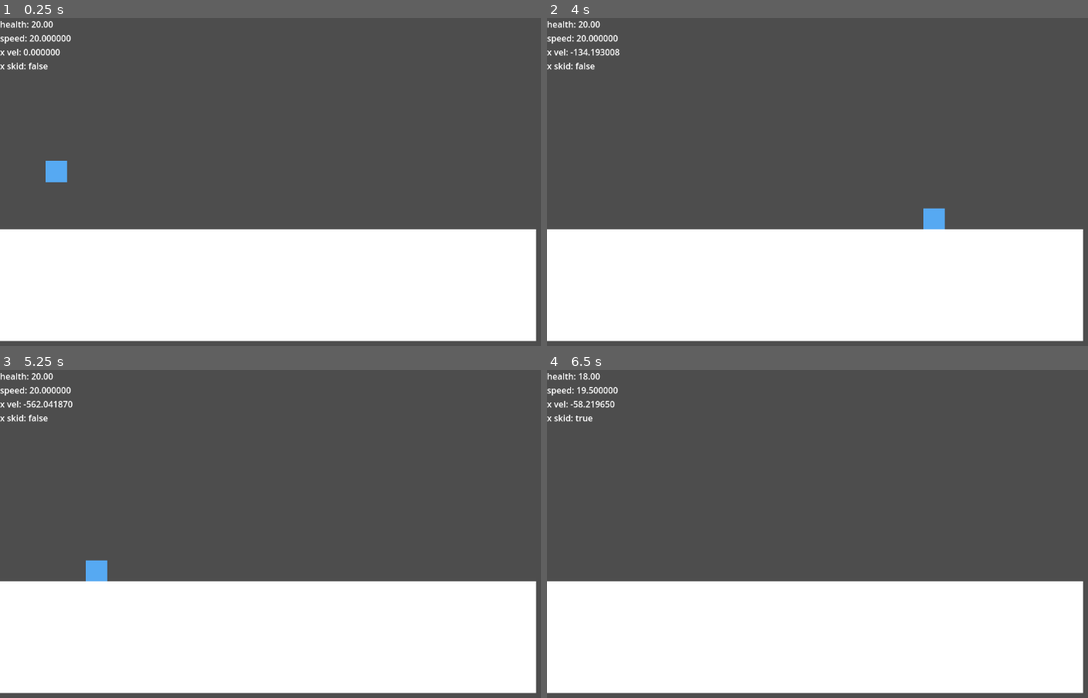
Above: before the commit, frames 1-4 (two rows, left to right).
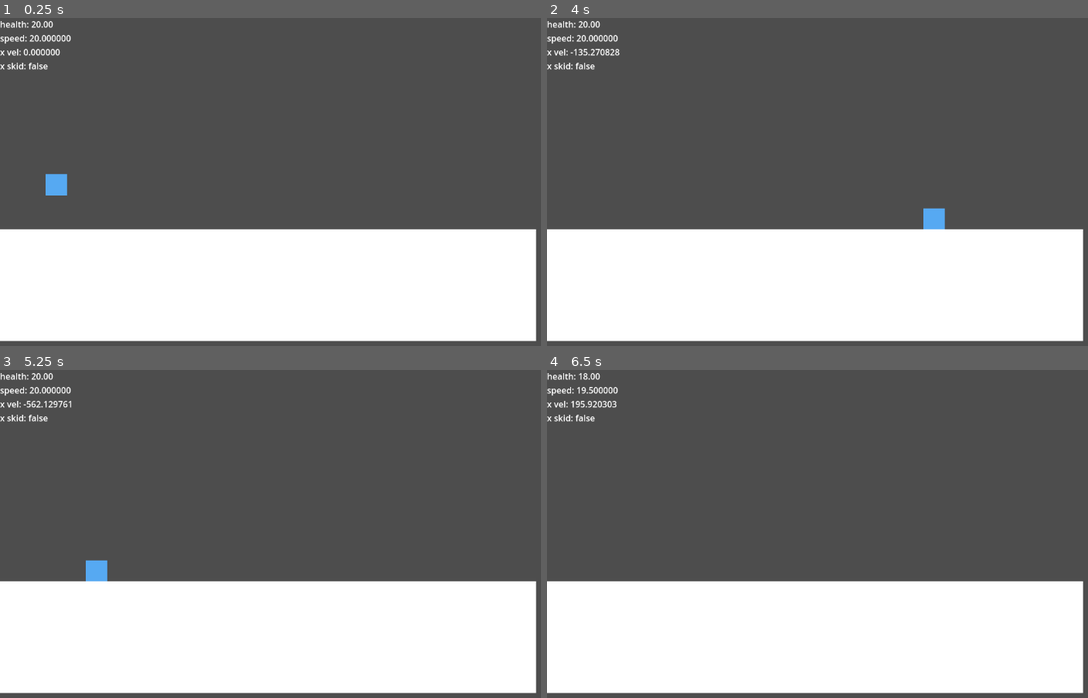
Above: after the commit, the same moments.

Repository: cannibalCaprine/TenVis
Game: Godot game, scene res://game.tscn
The game is run twice, just before and just after one commit, with the same random seed, the same clock (stepped at 60 frames per second) and the same inputs.
Inputs:
- Up to frame 1 (0.25 s): no input
- Up to frame 2 (4 s): hold Right (ui_right) 0.53-1.28 s; hold E 0.53-1.28 s; hold Left (ui_left) 1.28-2.03 s; tap Q at 1.35, 2.85 s; hold E 2.03-2.78 s; hold Right (ui_right) 2.03-3.53 s; hold Left (ui_left) from 3.53 s (still down); hold E from 3.53 s (still down)
- Up to frame 3 (5.25 s): keep holding Left (ui_left); release E at 4.28 s; tap Q at 4.35 s; hold E from 5.03 s (still down)
- Up to frame 4 (6.5 s): release Left (ui_left) at 5.78 s; release E at 5.78 s; hold Right (ui_right) from 5.78 s (still down); tap Q at 5.85 s

The runs differ from the first frame. In frame 1, 0.3% of the frame differs, in the area x 8-13%, y 43-55%; in frame 2, less than 0.1%; in frame 3, less than 0.1%; in frame 4, 0.2%.

Commit message:
Attempt to tweak gravity values, clamp y component of player velocity

Diff:
--- a/player.gd
+++ b/player.gd
@@ -14,8 +14,9 @@
 var max_speed: float = 600
 var min_skid: float = 400
 
-var grav_accel: float = 20;
-var max_fall: float = 200
+var grav_accel: float = 5;
+var max_fall: float = 400
+var max_up: float = 100 #arbitrary for the time being
 
 # Called when the node enters the scene tree for the first time.
 func _ready() -> void:
@@ -30,6 +31,8 @@
 	var prev_x_sign = signf(velocity.x)
 	get_input();
 	velocity.x = clampf(velocity.x, -max_speed, max_speed)
+	velocity.y += 20
+	velocity.y = clampf(velocity.y, max_fall, max_up)
 
 	# round it down
 	if(Global.basically_zero(velocity.x, 1)):
@@ -37,8 +40,6 @@
 
 	if signf(velocity.x) != prev_x_sign || signf(velocity.x) == 0:
 		x_skid = false
-
-	velocity.y += 20
 
 	move_and_slide();
 
